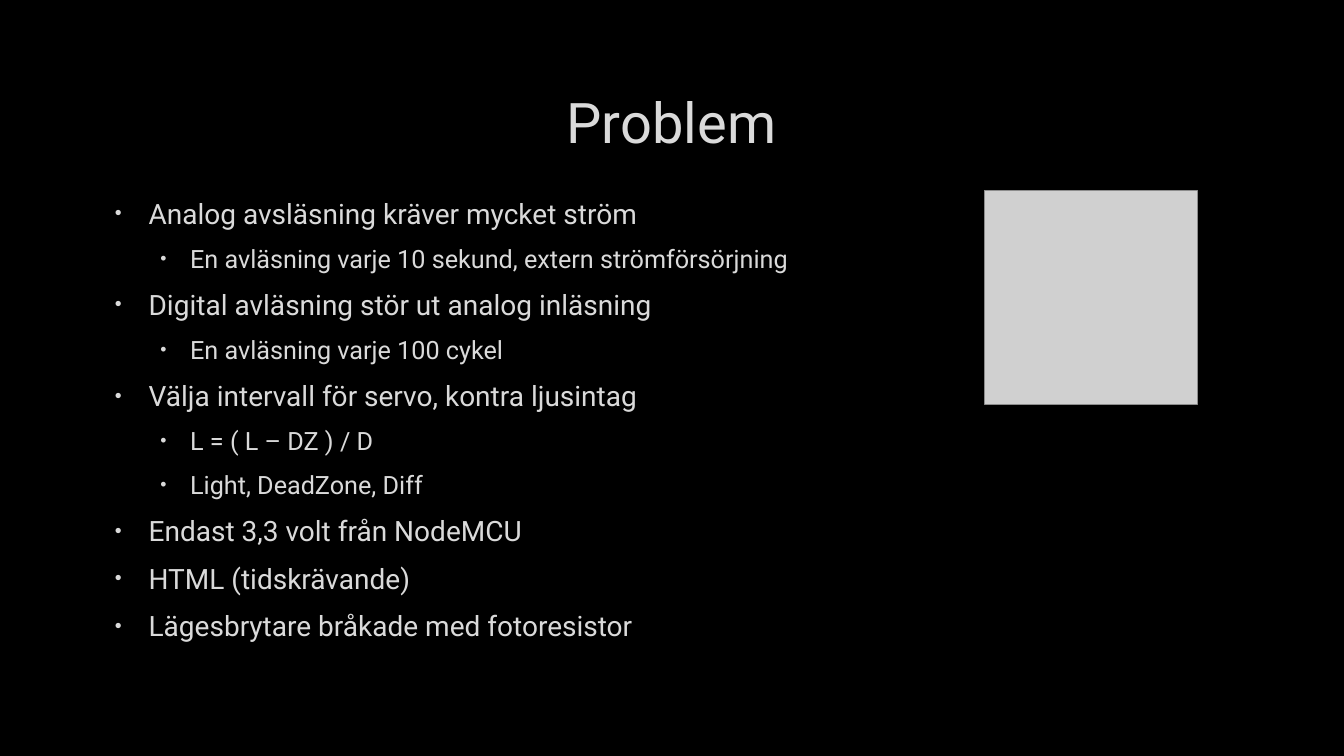
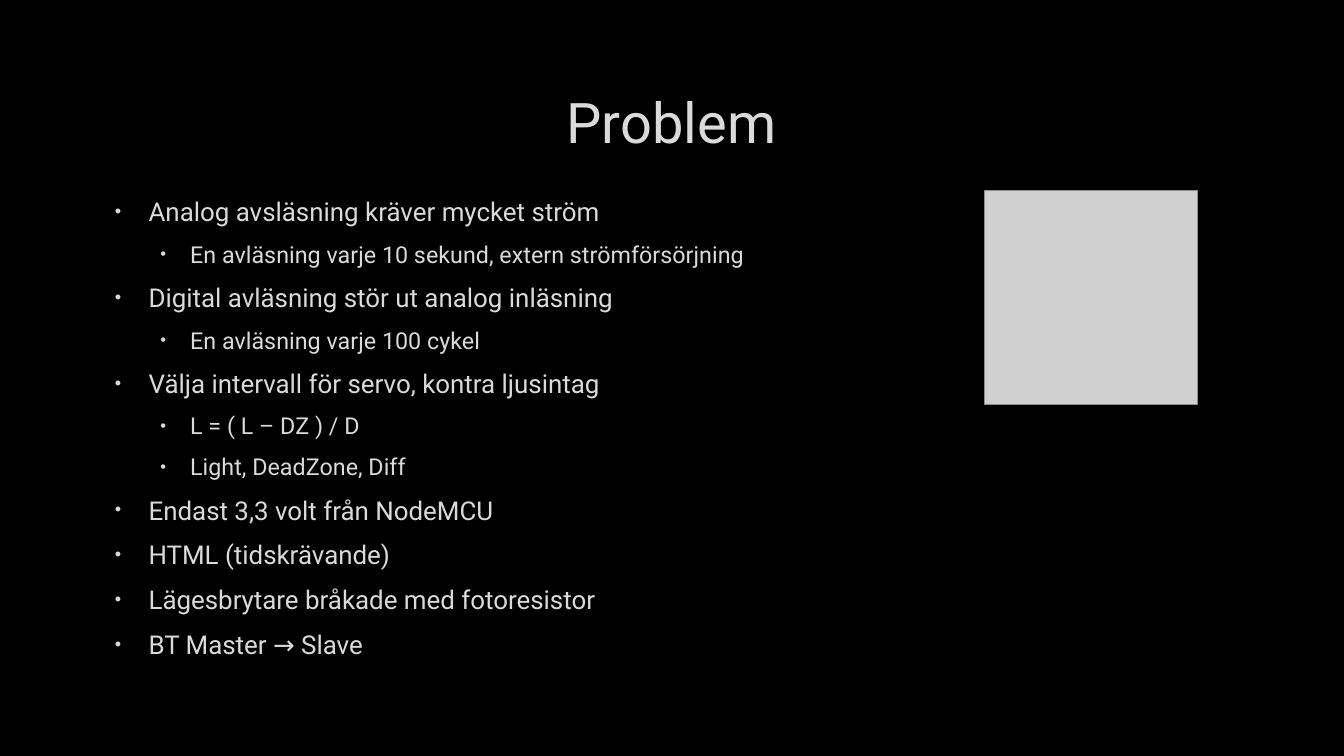
Before and after one commit to fille044/ConnectedBlinds, a slide deck: slide 6 of ConnectedBlinds.pptx. Drawn at 1344x756 pixels with LibreOffice and Linux fonts; fonts in the diff are those of the drawing; grey boxes stand for pictures; background and template pictures are left out. Boxes give left, top, right and bottom in pixels: in the first picture for what was removed or moved away, otherwise in the second. Text is boxed around its words. In the diff, an @@ line names an element or a change of style, - is before the commit and + after.

```diff
--- a/ConnectedBlinds.pptx
+++ b/ConnectedBlinds.pptx
@@ text at [149, 201, 744, 615]: size 20 to 18.5 pt in "Analog avsläsning kräver mycket ström", "Digital avläsning stör ut analog inläsning", "Välja intervall för servo, kontra ljusintag", "Endast 3,3 volt från NodeMCU" and 2 more places; size 18 to 16.6 pt in "En avläsning varje 10 sekund, extern strömförsörjning", "En avläsning varje 100 cykel", "L = ( L – DZ ) ...", "Light, DeadZone, Diff" @@
@@ text at [149, 634, 363, 655]: paragraph added @@
+• BT Master → Slave
```
Also in this commit, not shown: 1 slide added, 9 other files.
